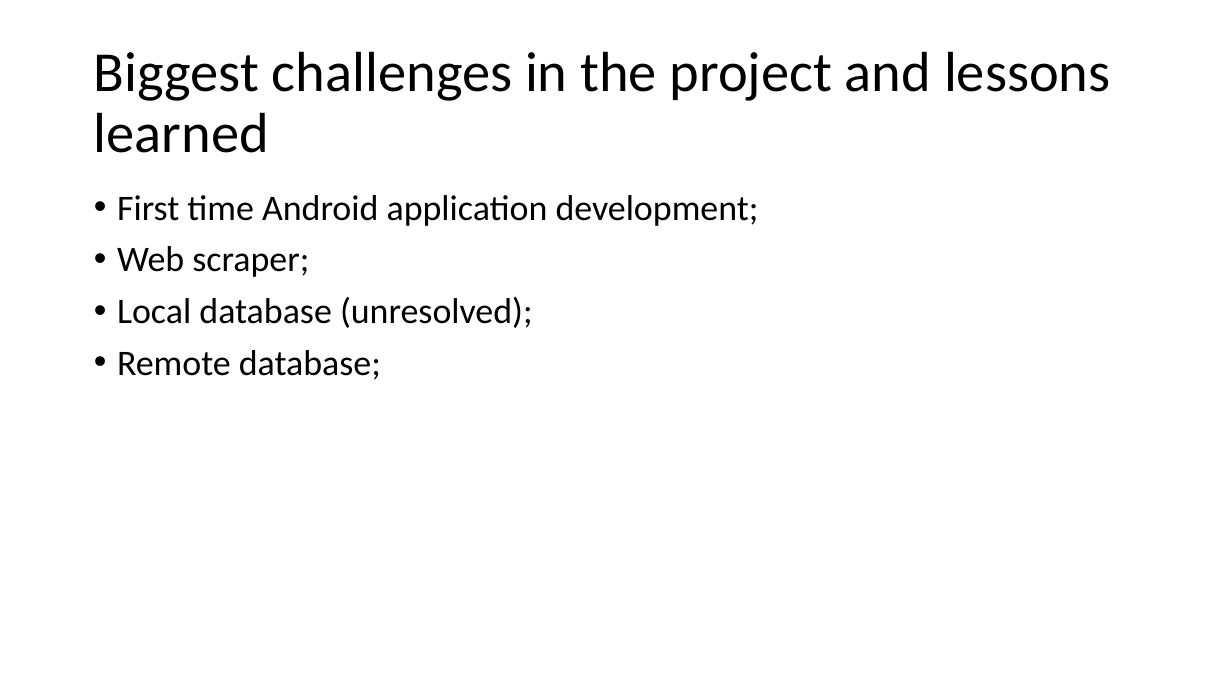
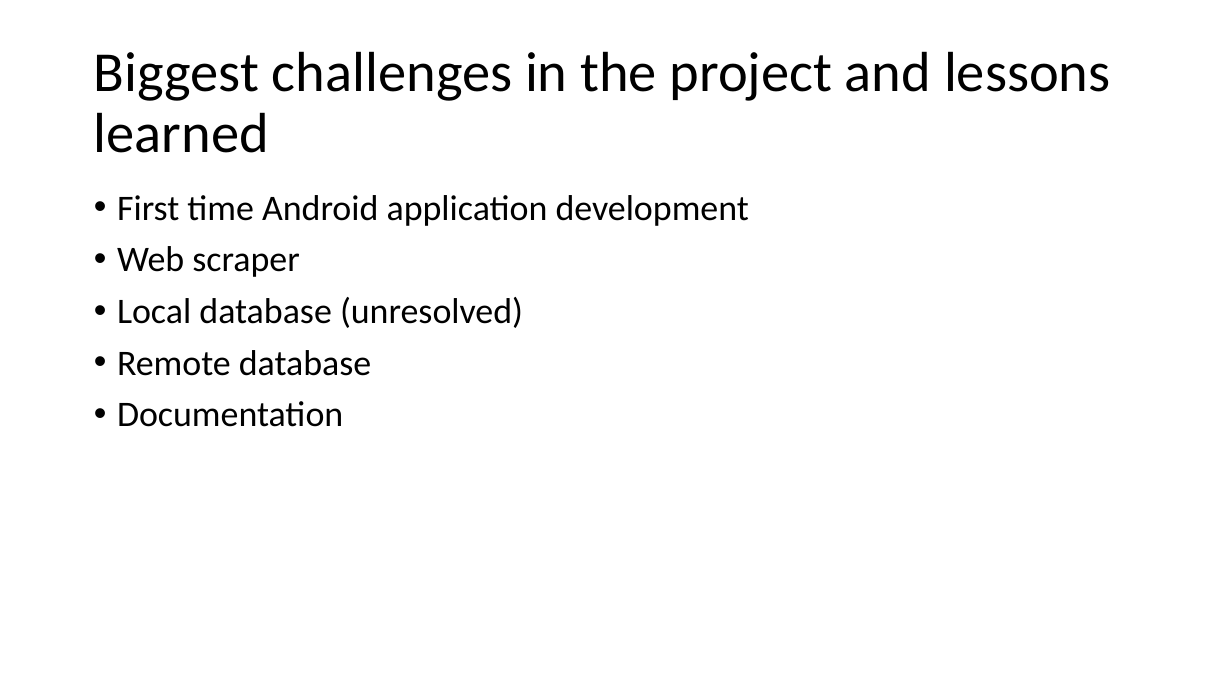
Before and after one commit to bricht/piens-un-maize, a slide deck: slide 7 of presentation/MilknBread.pptx (slide 8 before the commit). Drawn at 1232x693 pixels with LibreOffice and Linux fonts; fonts in the diff are those of the drawing. Boxes give left, top, right and bottom in pixels: in the first picture for what was removed or moved away, otherwise in the second. Text is boxed around its words. In the diff, an @@ line names an element or a change of style, - is before the commit and + after.

```diff
--- a/presentation/MilknBread.pptx
+++ b/presentation/MilknBread.pptx
@@ text at (x1=117, y1=195, x2=749, y2=427): text changed @@
-• First time Android application development;
-• Web scraper;
-• Local database (unresolved);
-• Remote database;
+• First time Android application development
+• Web scraper
+• Local database (unresolved)
+• Remote database
+• Documentation
```
Also in this commit, not shown: 5 other slides changed, 1 slide added, 1 slide removed, 9 other files.
